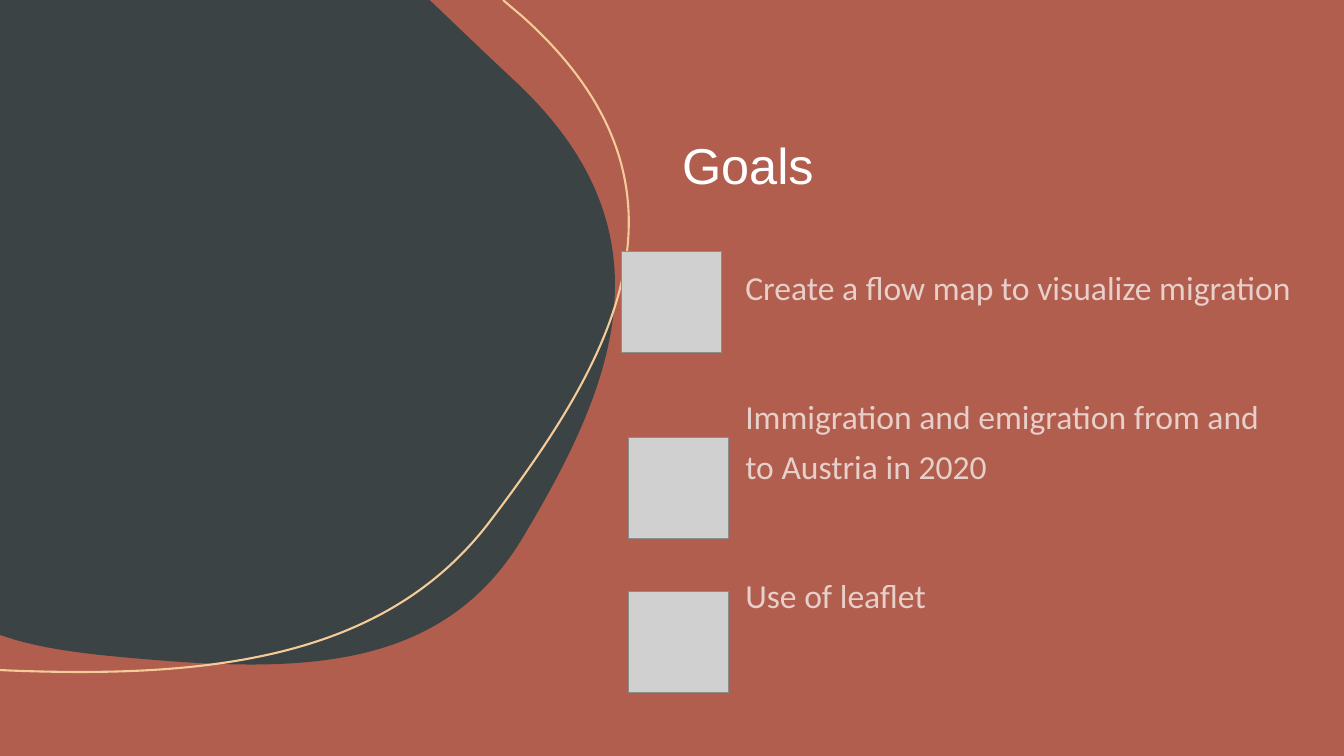
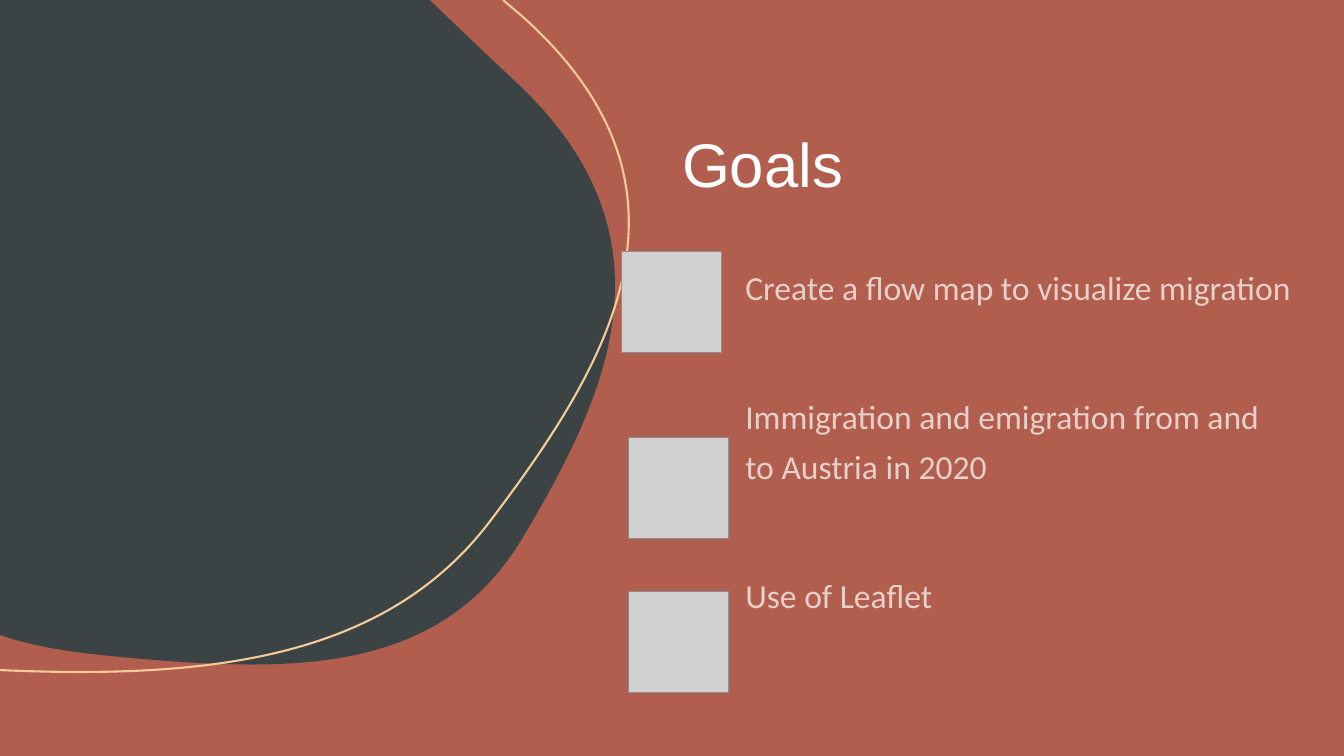
Before and after one commit to MadeByMel/geovisualisation, a slide deck: slide 2 of project_presentation.pptx. Drawn at 1344x756 pixels with LibreOffice and Linux fonts; fonts in the diff are those of the drawing; grey boxes stand for pictures. Boxes give left, top, right and bottom in pixels: in the first picture for what was removed or moved away, otherwise in the second. Text is boxed around its words. In the diff, an @@ line names an element or a change of style, - is before the commit and + after.

Commit message:
correct geocoding and worked on presentation (slide 2)

```diff
--- a/project_presentation.pptx
+++ b/project_presentation.pptx
@@ title "Goals" at bbox=[682, 142, 843, 188]: size 36 to 44 pt @@
@@ text at bbox=[745, 585, 932, 608]: text changed @@
-Use of leaflet
+Use of Leaflet
```
Also in this commit, not shown: 3 other slides changed, 2 other files.
